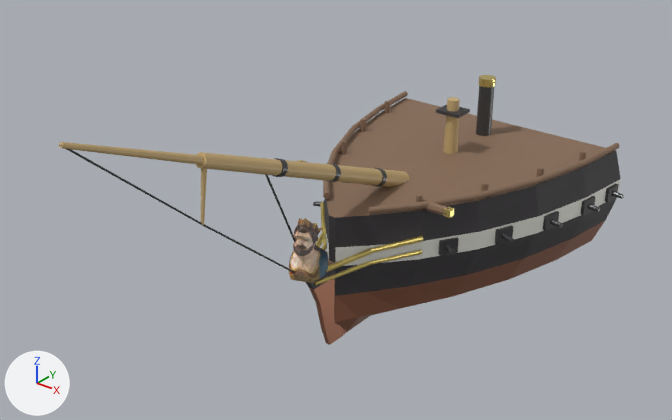
The glTF model figureheads/ships3d/cadmus.glb, before and after one commit.
The view is the same before and after, from a camera (50 mm lens) standing at (19.6, -25.4, 18.1) and looking at (0.0, -0.9, 2.9). Every picture has the same lights, and +X, +Y and +Z are marked at lower left. The first picture is the older version. Where no turn or scale is listed for an object, it has been applied to the vertices. Vertices at exactly the same position are counted once.

The first picture shows 'cadmus_Figurehead', 'cadmus_ParentBow'.
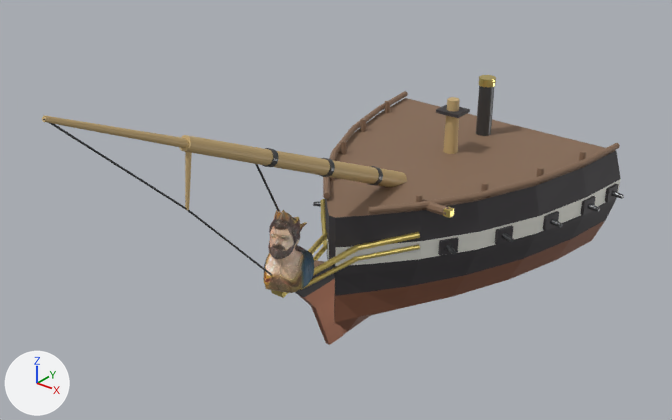
Where the newer file only moved an object's origin or applied its transform, the numbers keep the older frame.

Where the change shows, as pixel boxes (x1, y1, x2, y2) in the pictures (672 x 420 px; the box of a moved part takes in the faces that stretch with it):
'cadmus_ParentBow', reshaped
    before: (59, 75, 624, 345)
    after: (42, 75, 624, 345)
'cadmus_Figurehead', moved, rescaled (30% wider, 27% taller)
    before: (289, 218, 328, 283)
    after: (263, 210, 314, 293)
part 1 of me_cadmus_bowhullmesh, moved or reshaped
    before: (314, 261, 371, 286)
    after: (313, 245, 327, 260)
part 2 of me_cadmus_bowhullmesh, moved or reshaped
    before: (320, 202, 326, 232)
    after: (320, 199, 327, 235)
part 3 of me_cadmus_bowhullmesh, moved or reshaped
    before: (323, 237, 326, 245)
    after: (301, 257, 358, 290)
part 4 of me_cadmus_bowhullmesh, moved or reshaped
    before: (201, 168, 207, 225)
    after: (185, 152, 192, 210)
part 5 of me_cadmus_bowhullmesh, moved or reshaped
    before: (60, 145, 202, 225)
    after: (43, 118, 187, 210)
part 6 of me_cadmus_bowhullmesh, moved or reshaped
    before: (202, 224, 295, 273)
    after: (187, 210, 272, 275)
part 7 of me_cadmus_bowhullmesh, rebuilt (6% wider, 47% taller)
    before: (195, 152, 410, 187)
    after: (179, 135, 407, 187)
part 8 of me_cadmus_bowhullmesh, rebuilt (42% taller)
    before: (59, 142, 204, 165)
    after: (42, 115, 188, 148)
part 9 of me_cadmus_bowhullmesh, rebuilt (19% wider)
    before: (370, 236, 423, 253)
    after: (357, 232, 420, 250)
part 10 of me_cadmus_bowhullmesh, rebuilt
    before: (316, 232, 326, 247)
    after: (308, 234, 327, 254)
part 11 of me_cadmus_bowhullmesh, rebuilt (28% taller)
    before: (327, 248, 372, 272)
    after: (313, 245, 358, 276)
part 12 of me_cadmus_bowhullmesh, added
    after: (319, 158, 335, 177)
part 13 of me_cadmus_bowhullmesh, added
    after: (356, 244, 420, 261)
part 14 of me_cadmus_bowhullmesh, deleted
    before: (327, 163, 341, 182)
part 15 of me_cadmus_bowhullmesh, deleted
    before: (272, 158, 288, 177)
part 16 of me_cadmus_bowhullmesh, deleted
    before: (370, 250, 422, 265)
part 17 of me_cadmus_bowhullmesh, moved or reshaped
    before: (305, 168, 387, 345)
    after: (271, 166, 383, 345)
part 18 of me_cadmus_bowhullmesh, reshaped
    before: (265, 175, 296, 243)
    after: (255, 148, 281, 213)

Edits to the bpy script that builds the scene:
```text
Change me_cadmus_bowhullmesh:
    remove me_cadmus_bowhullmesh.from_pydata(...)  # 1399 vertices, 2570 faces; spans x -6.5..6.5, y -12.0..12.0, z -6.0..6.0
    add me_cadmus_bowhullmesh.from_pydata(...)  # 1407 vertices, 2582 faces; spans x -6.5..6.5, y -12.4..12.0, z -6.0..6.8
    me_cadmus_bowhullmesh part 1: the loose piece of 20 vertices spanning x 0.1..1.2, y -2.1..0.1, z -2.8..-2.4 is multiplied about its middle by the matrix ((0.892, -0.67, 0.1), (0.67, 0.897, 0.029), (-0.097, 0.037, 1.115)), then moved by (-1.1, -0.6, 0.2)
    me_cadmus_bowhullmesh part 2: the loose piece of 20 vertices spanning x -2.5..-1.1, y 0.0..1.7, z -2.0..-1.5 is scaled about its middle by (1.21, 1.19, 1.01), then moved by (0.2, -0.2, 0.2)
    me_cadmus_bowhullmesh part 3: the loose piece of 20 vertices spanning x -2.5..-1.1, y 0.1..1.7, z -2.5..-2.1 is multiplied about its middle by the matrix ((0.756, 1.045, -0.007), (-1.044, 0.755, 0.053), (0.047, -0.025, 1.289)), then moved by (2.3, -2.4, -0.1)
    me_cadmus_bowhullmesh part 4: the loose piece of 24 vertices spanning x -0.1..0.1, y -7.4..-6.9, z 1.8..3.8 is moved by (0.0, -0.6, 0.7)
    me_cadmus_bowhullmesh part 5: the loose piece of 16 vertices spanning x 0.0, y -12.0..-7.3, z 1.7..5.9 is scaled about its middle by (0.721, 0.959, 1.02), then moved by (0.0, -0.5, 0.8)
    me_cadmus_bowhullmesh part 6: the loose piece of 16 vertices spanning x 0.0, y -7.3..-2.3, z -2.5..1.8 is scaled about its middle by (0.9, 0.885, 1.12), then moved by (0.0, -0.9, 0.5)
    me_cadmus_bowhullmesh part 7: the loose piece of 44 vertices spanning x -0.3..0.3, y -7.3..3.9, z -0.9..4.1 is rebuilt with 44 vertices and now spans x -0.3..0.3, y -7.9..3.7, z -0.8..4.9
    me_cadmus_bowhullmesh part 8: the loose piece of 36 vertices spanning x -0.2..0.2, y -12.0..-6.0, z 3.3..6.0 is rebuilt with 36 vertices and now spans x -0.2..0.2, y -12.4..-6.6, z 4.0..6.8
    me_cadmus_bowhullmesh part 9: the loose piece of 20 vertices spanning x 1.1..2.5, y 0.0..1.7, z -2.0..-1.5 is rebuilt with 20 vertices and now spans x 0.7..2.5, y -0.4..1.6, z -1.9..-1.3
    me_cadmus_bowhullmesh part 10: the loose piece of 20 vertices spanning x -1.2..-0.1, y -2.3..0.1, z -2.4..-1.8 is rebuilt with 20 vertices and now spans x -0.9..-0.1, y -3.2..-0.3, z -2.2..-1.6
    me_cadmus_bowhullmesh part 11: the loose piece of 20 vertices spanning x 0.1..1.2, y -2.3..0.1, z -2.4..-1.8 is rebuilt with 20 vertices and now spans x 0.1..0.9, y -3.2..-0.3, z -2.2..-1.6
    me_cadmus_bowhullmesh part 12: a new loose piece of 44 vertices spanning x -0.3..0.3, y -1.4..-0.9, z 1.3..2.0, in mat_palettematerial001
    me_cadmus_bowhullmesh part 13: a new loose piece of 20 vertices spanning x 0.7..2.5, y -0.3..1.6, z -2.3..-1.8, in mat_palettematerial001
    me_cadmus_bowhullmesh part 14: the loose piece of 44 vertices spanning x -0.3..0.3, y -1.1..-0.6, z 1.0..1.7 is deleted
    me_cadmus_bowhullmesh part 15: the loose piece of 44 vertices spanning x -0.3..0.3, y -3.9..-3.5, z 2.2..2.8 is deleted
    me_cadmus_bowhullmesh part 16: the loose piece of 20 vertices spanning x 1.1..2.5, y 0.1..1.7, z -2.5..-2.1 is deleted
    me_cadmus_bowhullmesh part 17: 21 vertices moved from x -2.0..0.3, y -2.7..2.1, z -5.1..0.4 to x -2.0..0.3, y -3.9..1.9, z -5.0..0.6; 37 vertices removed from x -0.4..0.4, y -2.4..2.3, z -3.0..0.5; 45 vertices added at x -0.4..0.4, y -4.0..2.0, z -3.1..0.7
    me_cadmus_bowhullmesh part 18: 2 vertices moved from x 0.0, y -4.5, z 2.8 to x 0.0, y -5.0, z 3.3..3.4; 5 vertices removed from x 0.0, y -4.5..-4.4, z 2.8; 49 vertices added at x -0.3..0.3, y -5.0..-3.9, z 2.7..3.4
    other edits to the shape of me_cadmus_bowhullmesh do not show in these pictures
Change ob_cadmus_figurehead:
    ob_cadmus_figurehead.location: (0.0, -2.64, 2.2) -> (0.0, -3.77, 2.68)
    ob_cadmus_figurehead.scale: (1.25, 1.25, 1.25) -> (1.55, 1.55, 1.55)
```
